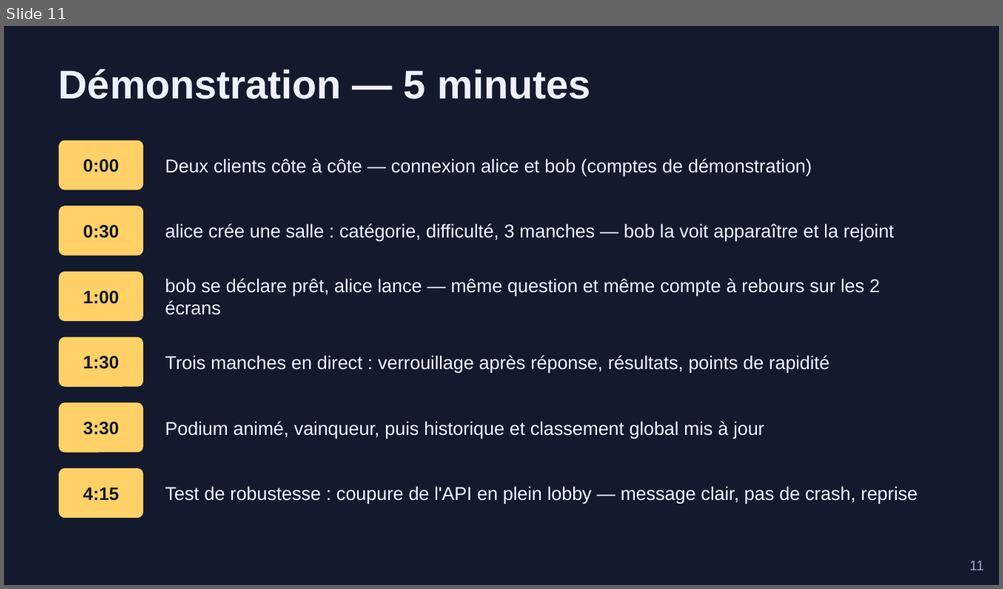
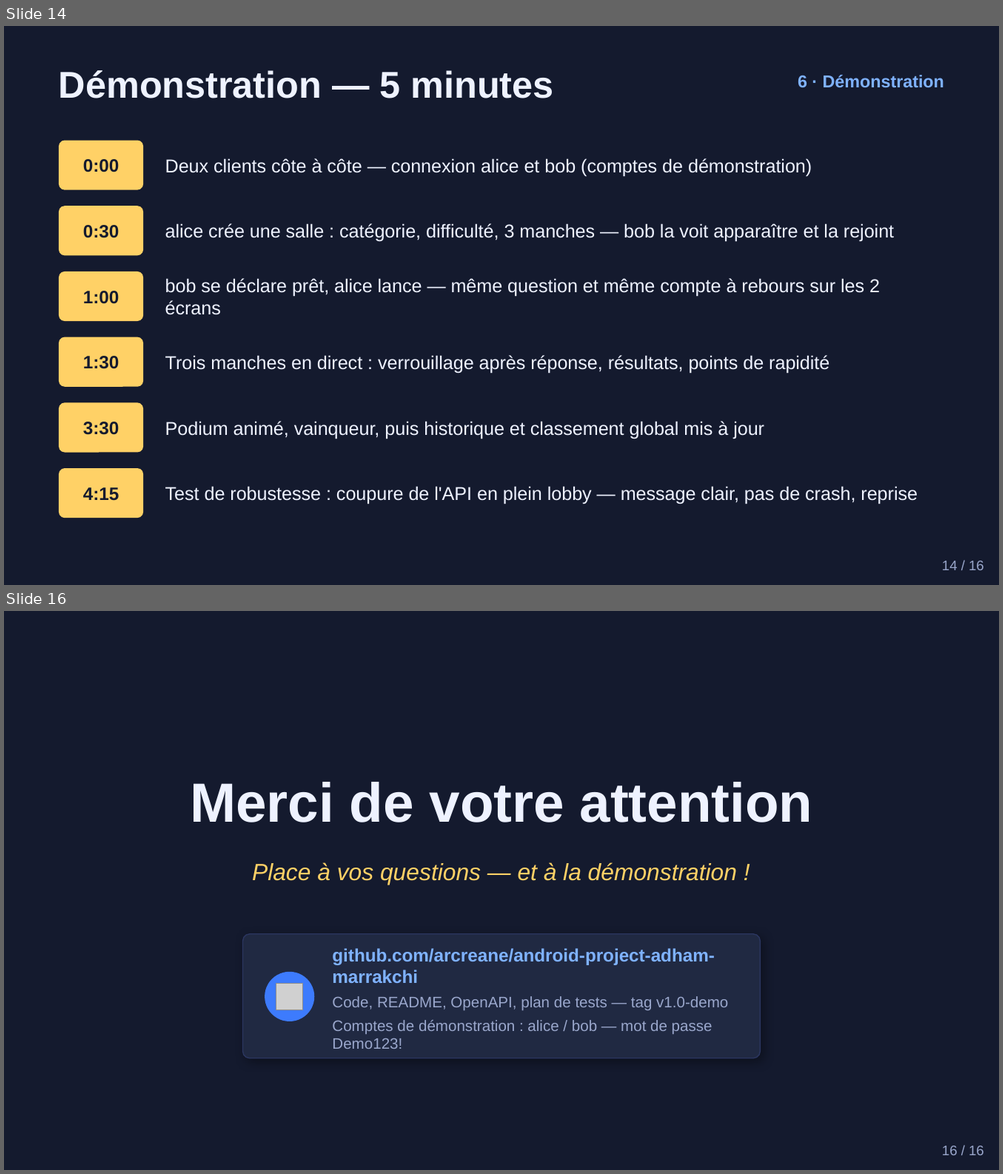
Before and after one commit to AdaMakchi/android-project-adham-marrakchi, a slide deck: docs/Soutenance_QuizArena.pptx. Shown one above the other, each under a label of ours: slide 11 before the commit, slides 14 and 16 after it; the slides between them are not shown. The pictures are 1003x589 and 1003x1174 pixels, drawn with LibreOffice and Linux fonts; fonts in the diff are those of the drawing; grey boxes stand for pictures. Boxes give left, top, right and bottom in pixels: in the first picture for what was removed or moved away, otherwise in the second. Text is boxed around its words. In the diff, an @@ line names an element or a change of style, - is before the commit and + after.

```diff
--- a/docs/Soutenance_QuizArena.pptx
+++ b/docs/Soutenance_QuizArena.pptx
@@ slide 16 added at <box>4,611,999,1170</box>, background #141A2E @@
@@ text added at <box>190,782,813,823</box>, 40 pt, text #EEF2FF, bold @@
+Merci de votre attention
@@ text added at <box>252,863,737,885</box>, 17 pt, text #FFD166, italic @@
+Place à vos questions — et à la démonstration !
@@ rounded rectangle added at <box>243,934,760,1059</box>, fill #202942, outline #2B3660 0.75 pt @@
@@ text added at <box>332,948,728,1049</box>, 11 pt, text #9AA7CC @@
+github.com/arcreane/android-project-adham-marrakchi
+Code, README, OpenAPI, plan de tests — tag v1.0-demo
+Comptes de démonstration : alice / bob — mot de passe Demo123!
@@ ellipse added at <box>264,972,314,1022</box>, fill #3D7BFD @@
@@ picture added at <box>276,984,302,1011</box> @@
@@ text added at <box>942,1146,984,1156</box>, 10 pt, text #9AA7CC @@
+16 / 16
@@ what was slide 11 is now slide 14 @@
@@ slide 14 changed as well @@
@@ text "Démonstration — 5 minutes" at <box>59,70,554,99</box>: size 29 to 27 pt @@
@@ text added at <box>797,75,944,88</box>, 12.5 pt, text #7FB2FF, bold @@
+6 · Démonstration
@@ text added at <box>942,561,984,571</box>, 10 pt, text #9AA7CC @@
+14 / 16
@@ text removed at <box>969,561,983,571</box> @@
-11
```
Also in this commit, not shown: 6 other slides changed, 8 other slides added, 5 slides removed.
